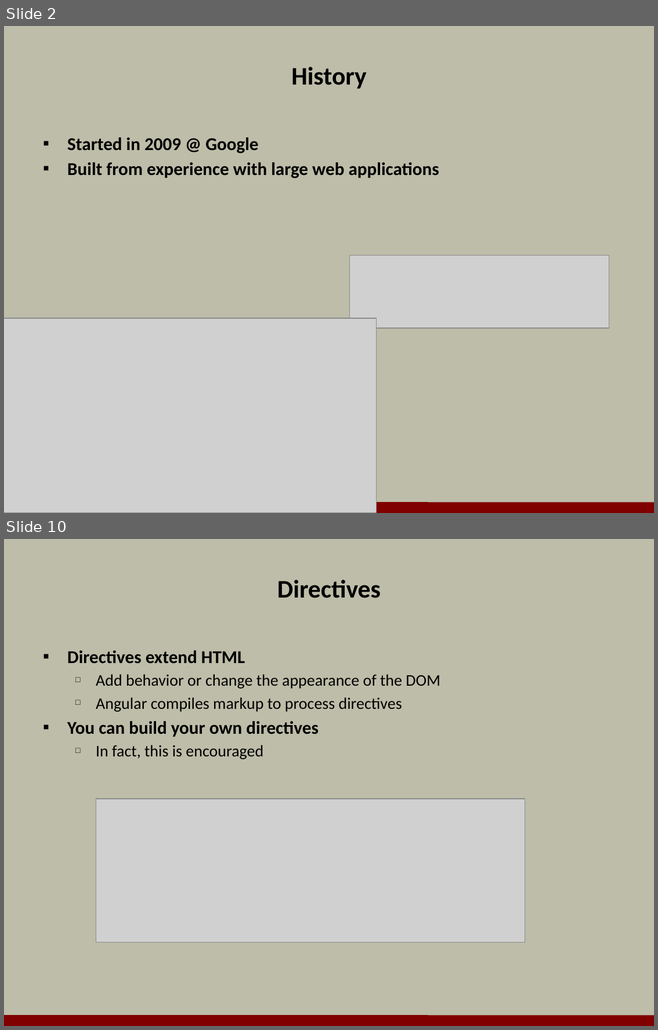
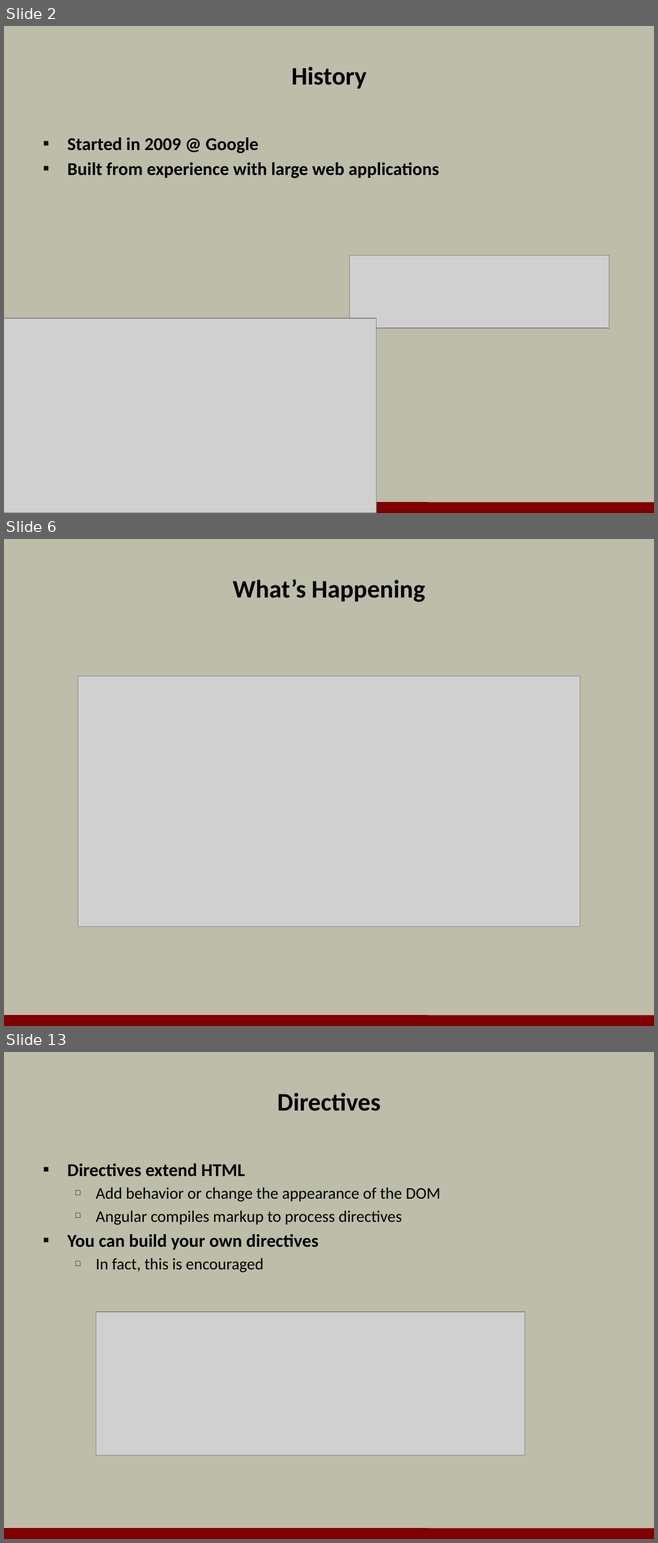
Before and after one commit to OdeToCode/classes, a slide deck: angular2/slides/01_Introduction.pptx. Shown one above the other, each under a label of ours: slides 2 and 10 before the commit, slides 2, 6 and 13 after it; the slides between them are not shown. The pictures are 658x1030 and 658x1543 pixels, drawn with LibreOffice and Linux fonts; fonts in the diff are those of the drawing; grey boxes stand for pictures; background and template pictures are left out. Boxes give left, top, right and bottom in pixels: in the first picture for what was removed or moved away, otherwise in the second. Text is boxed around its words. In the diff, an @@ line names an element or a change of style, - is before the commit and + after.

```diff
--- a/angular2/slides/01_Introduction.pptx
+++ b/angular2/slides/01_Introduction.pptx
@@ slide 6 added at (4, 539, 654, 1026), background #BDBDA9; not listed: 1 template element that a slide beside it also shows @@
@@ title added at (233, 579, 425, 602), 28 pt, text #000000, bold @@
+What’s Happening
@@ picture added at (78, 676, 579, 927) @@
@@ what was slide 10 is now slide 13 @@
```
Also in this commit, not shown: 6 slides changed, 5 other slides added, 4 slides removed, 1 other file.
